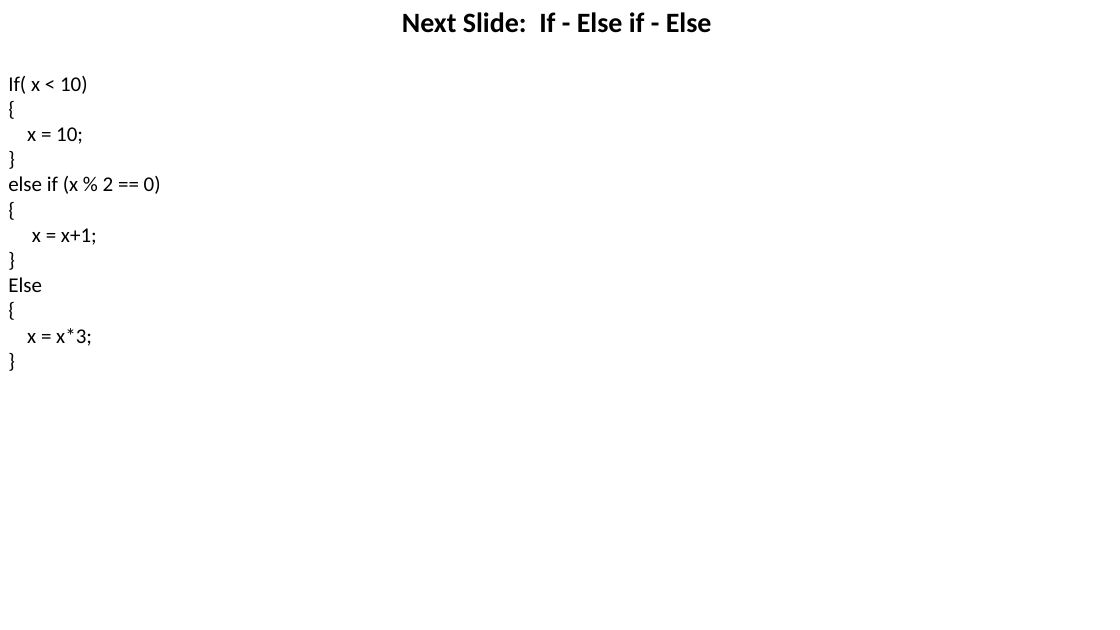
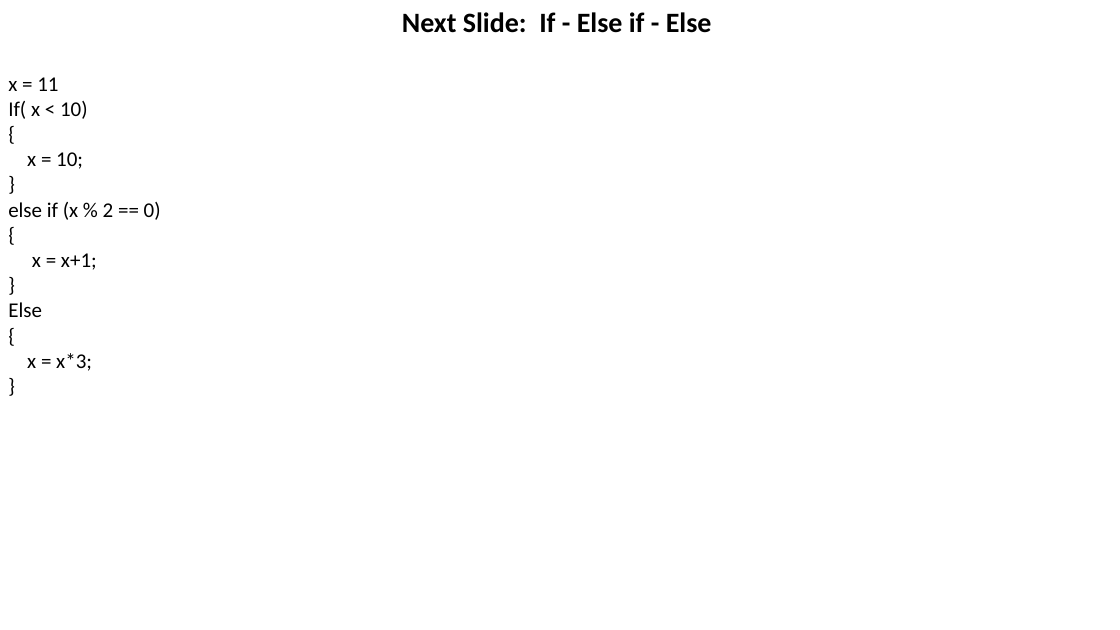
Before and after one commit to ChangJoseph/MeerCode, a slide deck: slide 3 of documentation/Annotated Syntax Trees.pptx. Drawn at 1120x630 pixels with LibreOffice and Linux fonts; fonts in the diff are those of the drawing. Boxes give left, top, right and bottom in pixels: in the first picture for what was removed or moved away, otherwise in the second. Text is boxed around its words. In the diff, an @@ line names an element or a change of style, - is before the commit and + after.

```diff
--- a/documentation/Annotated Syntax Trees.pptx
+++ b/documentation/Annotated Syntax Trees.pptx
@@ text at [8,77,58,91]: paragraph added @@
+x = 11
```
Also in this commit, not shown: 5 other slides changed.
